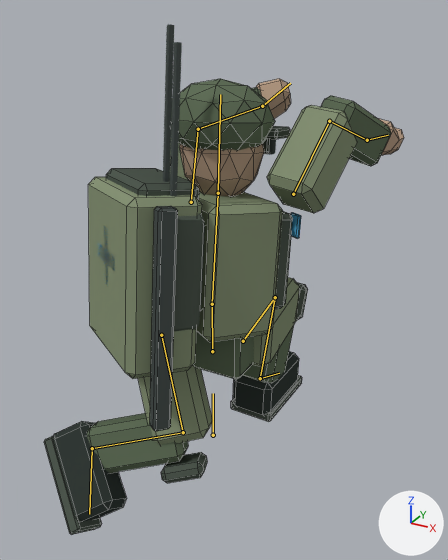
The Blender file assets/blender/soldier.blend: old version first, new version second.
Rendered twice from a camera (50 mm lens) standing at (1.03, -1.8, 1.59) and looking at (0.02, 0.037, 0.672). The axes (+X, +Y, +Z) are drawn at lower right. The lights are the same throughout. The first picture is the older version. Both versions are drawn at frame 1 of the action 'crouch'; the numbers are the values there. The bones that change, and the others that lie on the model, are drawn over the model as lines. Mesh edges are drawn as thin lines on the coarser meshes.

Objects in the first picture: 'GC_Soldier_Body', 'Gear_COMMAND', 'Gear_ENGINEER', 'Gear_LOGISTICS', 'Gear_MORTAR', 'Gear_SCOUT' and 2 more.
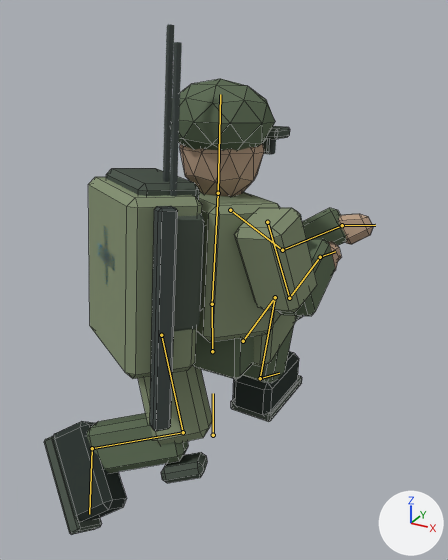
What changed in the scene script:
```text
Change bone_upper_arm_r:
    where bone_upper_arm_r = bpy.data.objects['GC_Soldier_Rig'].pose.bones['upper_arm.R']  # child of 'spine'
    bone_upper_arm_r.location: (0.073, -0.02, 0.171) -> (0.023, 0.044, 0.03)
    bone_upper_arm_r.rotation_euler: (-2.339, 0.332, -1.518) -> (-2.845, -0.663, 1.414)  # degrees (-134, 19, -87) -> degrees (-163, -38, 81)
Change bone_forearm_r:
    where bone_forearm_r = bpy.data.objects['GC_Soldier_Rig'].pose.bones['forearm.R']  # child of 'upper_arm.R'
    bone_forearm_r.rotation_euler: (-1.257, 0.0, -0.14) -> (-1.623, -0.105, -0.262)  # degrees (-72, 0, -8) -> degrees (-93, -6, -15)
Change bone_upper_arm_l:
    where bone_upper_arm_l = bpy.data.objects['GC_Soldier_Rig'].pose.bones['upper_arm.L']  # child of 'spine'
    bone_upper_arm_l.location: (0.023, 0.044, 0.03) -> (0.073, -0.02, 0.171)
    bone_upper_arm_l.rotation_euler: (-2.845, -0.663, 1.414) -> (-2.339, 0.332, -1.518)  # degrees (-163, -38, 81) -> degrees (-134, 19, -87)
```

Location of each change, [x1, y1, x2, y2] in pixels of the pictures (448 x 560 px):
'GC_Soldier_Body', posed (9% narrower)
    before: [44, 79, 404, 534]
    after: [44, 79, 373, 534]
bone 'upper_arm.R', root to tip
    before: (293, 194) to (329, 121)
    after: (267, 222) to (289, 298)
bone 'forearm.R', root to tip
    before: (329, 121) to (367, 140)
    after: (289, 298) to (320, 257)
bone 'upper_arm.L', root to tip
    before: (191, 202) to (198, 129)
    after: (230, 210) to (282, 250)
